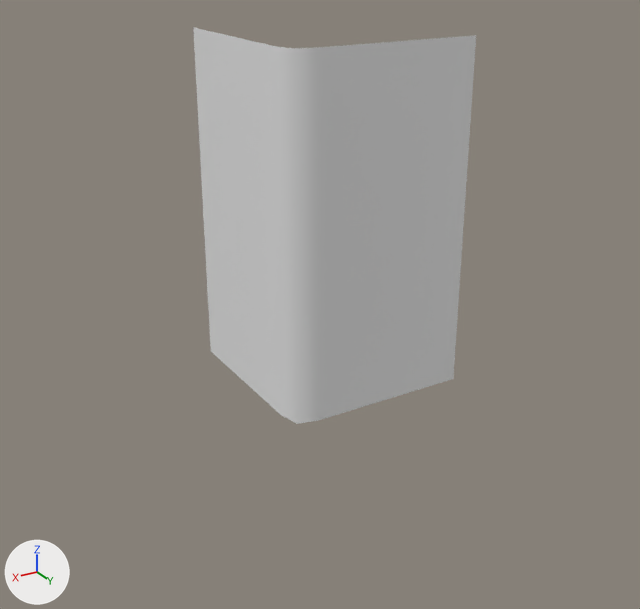
Two versions of the OBJ model assets/tiles/cliff_1110-1110.obj, one commit apart.
Both versions are drawn from a camera (50 mm lens) standing at (2.14, 3.77, 1.53) and looking at (-0.03, 0.15, -0.28). The lights are fixed; the arrows at lower left show +X, +Y and +Z. Where no turn or scale is listed for an object, it has been applied to the vertices.

The first picture shows 'cliff_1110-1110_Cube.009'.
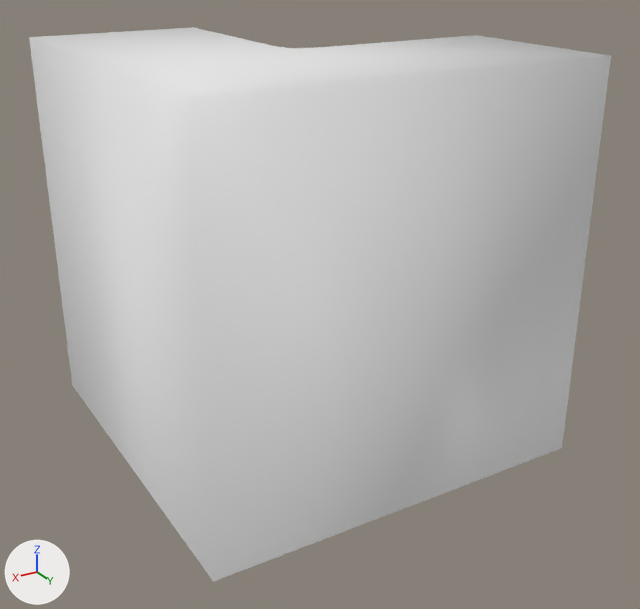
Location of each change, [x1, y1, x2, y2] in pixels of the pictures (640 x 609 px):
```json
{"object": "cliff_1110-1110_Cube.009", "change": "reshaped", "before": [193, 27, 476, 424], "after": [29, 27, 611, 582], "on screen": "105% wider, 40% taller"}
{"part": 1, "of": "me_cliff_1110_1110_cube_009", "change": "added", "after": [29, 27, 611, 582]}
```

The change, as JSON lines over the scene's bpy script:
```json
{"block": "me_cliff_1110_1110_cube_009", "where": "# used by ob_cliff_1110_1110_cube_009; location = (0.0, 0.0, 0.0)"}
{"op": "remove", "block": "me_cliff_1110_1110_cube_009", "code": "me_cliff_1110_1110_cube_009.from_pydata(...)  # 25 vertices, 32 faces; spans x -1.0..0.1, y -1.0..0.1, z -1.0..1.0"}
{"op": "add", "block": "me_cliff_1110_1110_cube_009", "code": "me_cliff_1110_1110_cube_009.from_pydata(...)  # 31 vertices, 52 faces; spans x -1.0..1.0, y -1.0..1.0, z -1.0..1.0"}
{"block": "me_cliff_1110_1110_cube_009", "change": "me_cliff_1110_1110_cube_009 part 1"}
{"block": "me_cliff_1110_1110_cube_009", "change": "6 vertices are added at (1.0, -1.0, -1.0), (-1.0, 1.0, -1.0), (1.0, 1.0, -1.0), (1.0, -1.0, 1.0), (-1.0, 1.0, 1.0), (1.0, 1.0, 1.0)"}
{"block": "me_cliff_1110_1110_cube_009", "change": "20 new faces join them"}
```
